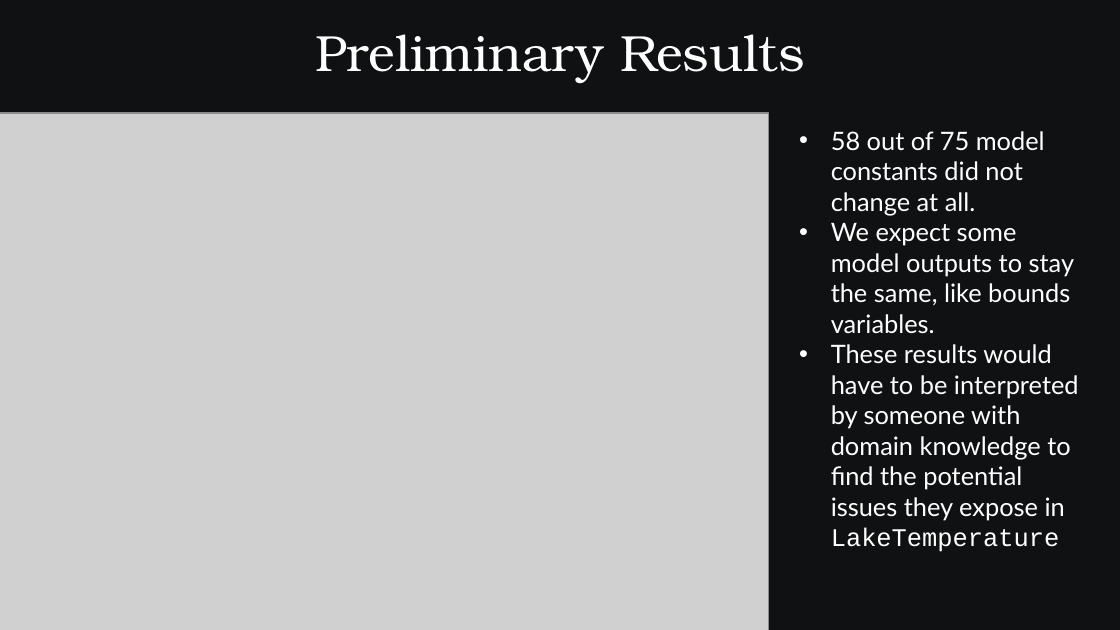
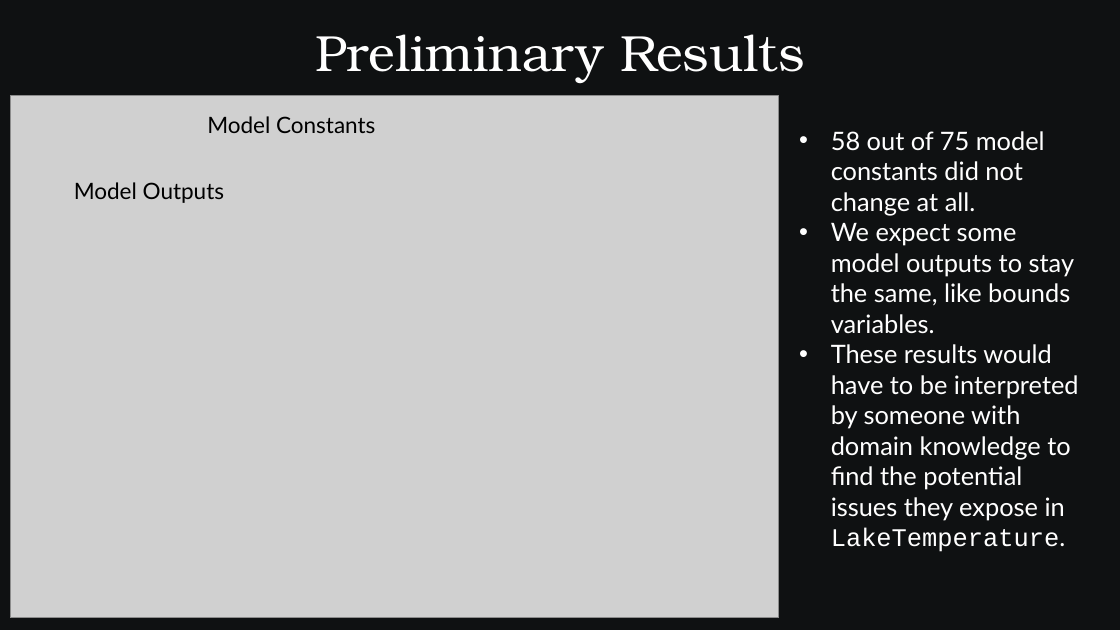
Before and after one commit to SamAllen06/lake_temp_work, a slide deck: slide 8 of documentation/for_collaborators/AnalysisOverview.pptx. Drawn at 1120x630 pixels with LibreOffice and Linux fonts; fonts in the diff are those of the drawing; grey boxes stand for pictures. Boxes give left, top, right and bottom in pixels: in the first picture for what was removed or moved away, otherwise in the second. Text is boxed around its words. In the diff, an @@ line names an element or a change of style, - is before the commit and + after.

```diff
--- a/documentation/for_collaborators/AnalysisOverview.pptx
+++ b/documentation/for_collaborators/AnalysisOverview.pptx
@@ picture: place and size @@
-picture at box(0, 113, 769, 630)
+picture at box(10, 96, 780, 618)
@@ text added at box(207, 116, 375, 133), 16 pt, text #000000 @@
+Model Constants
@@ text added at box(74, 182, 224, 203), 16 pt, text #000000 @@
+Model Outputs
@@ text at box(831, 344, 1079, 552): text changed @@
-• These results would have to be interpreted by someone with domain knowledge to find the potential issues they expose in LakeTemperature
+• These results would have to be interpreted by someone with domain knowledge to find the potential issues they expose in LakeTemperature.
```
Also in this commit, not shown: 9 other slides changed, 3 other files.
